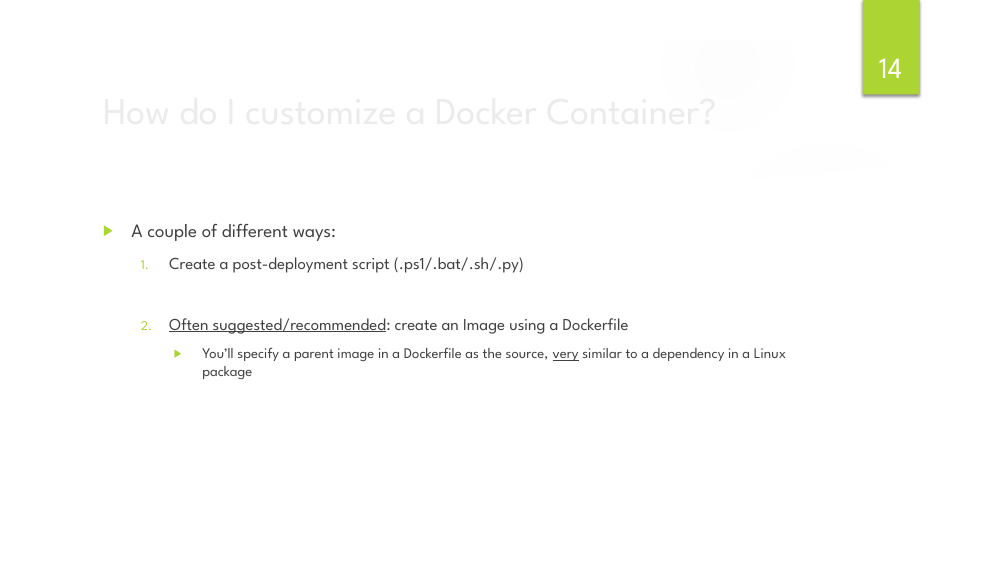
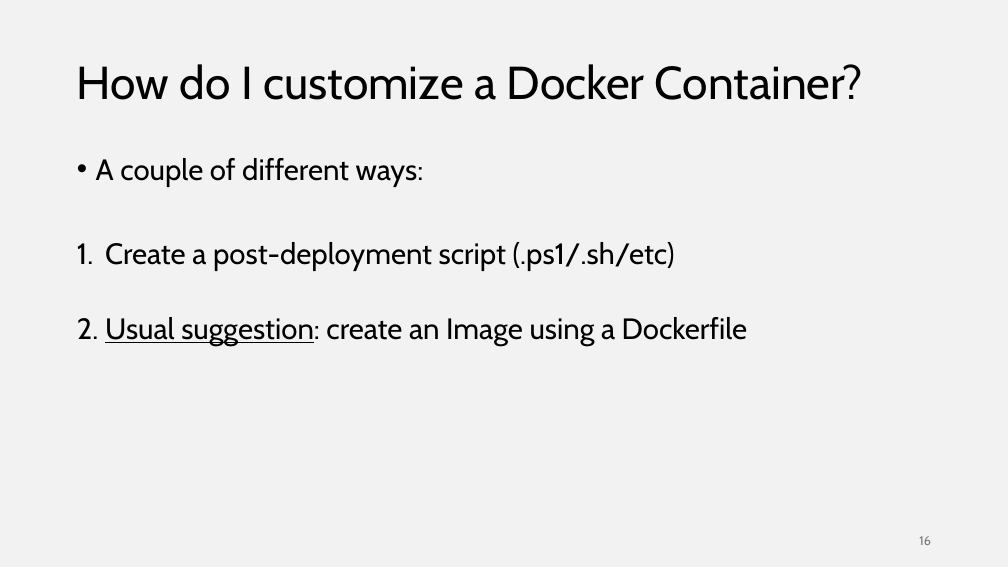
Before and after one commit to ilanham/Presentations, a slide deck: slide 16 of docker/Developing for SQL Server with Docker.pptx (slide 14 before the commit). Drawn at 1008x567 pixels with LibreOffice and Linux fonts; fonts in the diff are those of the drawing; background and template pictures are left out. Boxes give left, top, right and bottom in pixels: in the first picture for what was removed or moved away, otherwise in the second. Text is boxed around its words. In the diff, an @@ line names an element or a change of style, - is before the commit and + after.

Commit message:
latest Docker slides version

```diff
--- a/docker/Developing for SQL Server with Docker.pptx
+++ b/docker/Developing for SQL Server with Docker.pptx
@@ background picture (left out) to #F2F2F2 @@
@@ group removed at bbox=[0, 0, 1008, 567]: 4 ellipses, 2 freeform shapes @@
@@ rectangle removed at bbox=[863, 0, 920, 95] @@
@@ title "How do I customize a ...": place and size @@
-title "How do I customize a ..." at bbox=[95, 80, 820, 138]
+title "How do I customize a ..." at bbox=[77, 64, 863, 100]
@@ title "How do I customize a ..." at bbox=[77, 64, 863, 100]: size 36 to 44 pt, font League Spartan to Cabin, text colour #EBEBEB to #000000; line spacing 1 to 0.9 @@
@@ page number removed at bbox=[879, 58, 902, 78] @@
-14
@@ text "A couple of different ways:": place and size @@
-text "A couple of different ways:" at bbox=[131, 224, 786, 379]
+text "A couple of different ways:" at bbox=[96, 158, 747, 346]
@@ text at bbox=[96, 158, 424, 187]: size 18 to 28 pt, font League Spartan to Cabin, text colour #404040 to #000000 in "A couple of different ways:"; bullet ▶ to •; line spacing 1 to 0.9 @@
@@ text at bbox=[105, 242, 747, 346]: text changed; size 16 to 28 pt; font League Spartan to Cabin; text colour #404040 to #000000 @@
-  1. Create a post-deployment script (.ps1/.bat/.sh/.py)
-  2. Often suggested/recommended: create an Image using a Dockerfile
-    ▶ You’ll specify a parent image in a Dockerfile as the source, very similar to a dependency in a Linux package
+1. Create a post-deployment script (.ps1/.sh/etc)
+2. Usual suggestion: create an Image using a Dockerfile
@@ page number added at bbox=[919, 536, 931, 545], 12 pt, text #797979 @@
+16
```
Also in this commit, not shown: 18 other slides changed, 3 slides added, 1 slide removed, 2 other files.
